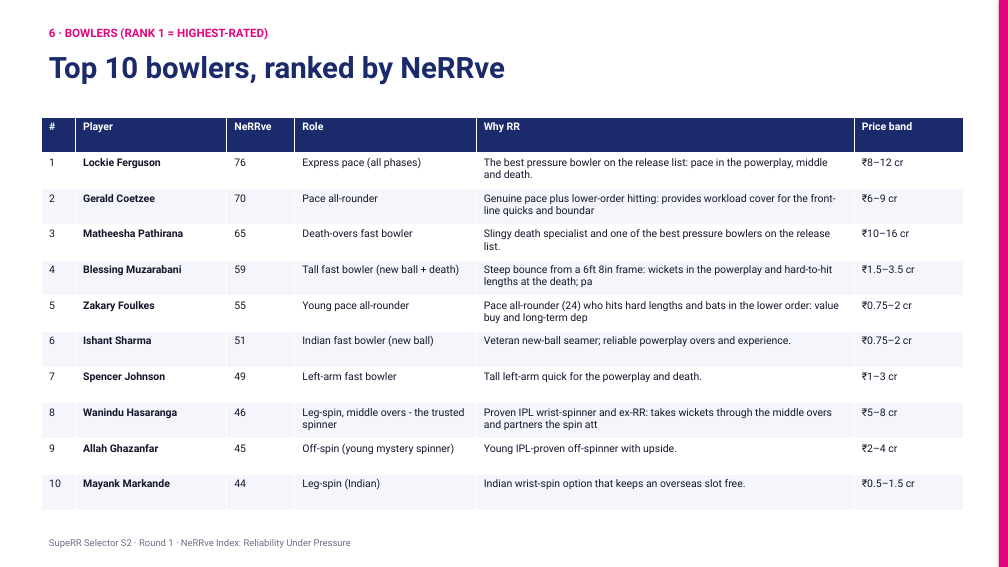
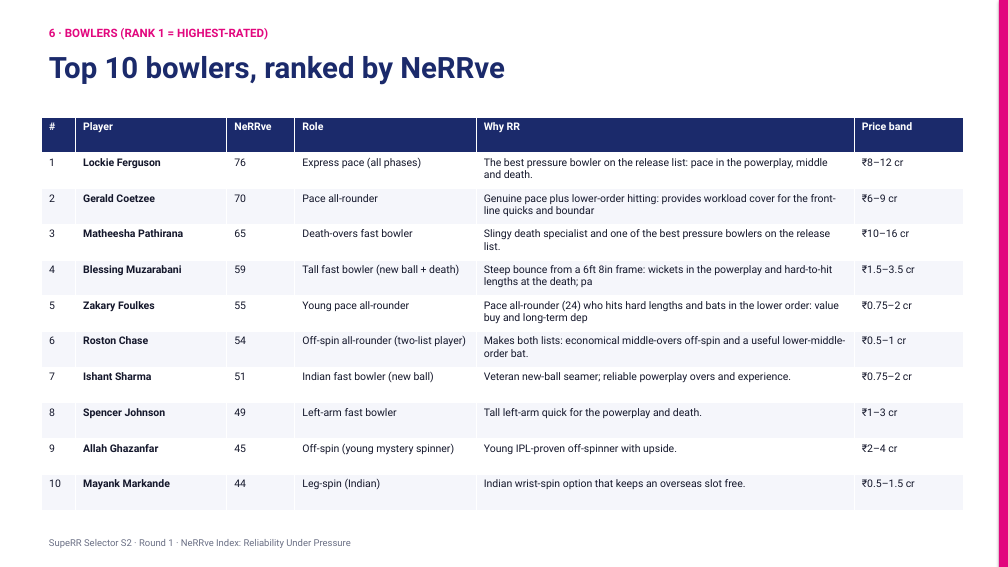
Before and after one commit to KoduruChandrasekhar/RRAuction-, a slide deck: slide 11 of submission/NeRRve_Deck.pptx. Drawn at 1008x567 pixels with LibreOffice and Linux fonts; fonts in the diff are those of the drawing. Boxes give left, top, right and bottom in pixels: in the first picture for what was removed or moved away, otherwise in the second. Text is boxed around its words. In the diff, an @@ line names an element or a change of style, - is before the commit and + after.

```diff
--- a/submission/NeRRve_Deck.pptx
+++ b/submission/NeRRve_Deck.pptx
@@ table at (x1=42, y1=117, x2=964, y2=510) @@
-row 7: 6 | Ishant Sharma | 51 | Indian fast bowler (new ball) | Veteran new-ball seamer; reliable powerplay overs and experience. | ₹0.75–2 cr
+row 7: 6 | Roston Chase | 54 | Off-spin all-rounder (two-list player) | Makes both lists: economical middle-overs off-spin and a useful lower-middle-order bat. | ₹0.5–1 cr
-row 8: 7 | Spencer Johnson | 49 | Left-arm fast bowler | Tall left-arm quick for the powerplay and death. | ₹1–3 cr
+row 8: 7 | Ishant Sharma | 51 | Indian fast bowler (new ball) | Veteran new-ball seamer; reliable powerplay overs and experience. | ₹0.75–2 cr
-row 9: 8 | Wanindu Hasaranga | 46 | Leg-spin, middle overs - the trusted spinner | Proven IPL wrist-spinner and ex-RR: takes wickets through the middle overs and partners the spin att | ₹5–8 cr
+row 9: 8 | Spencer Johnson | 49 | Left-arm fast bowler | Tall left-arm quick for the powerplay and death. | ₹1–3 cr
```
Also in this commit, not shown: 4 other slides changed, 5 other files.
